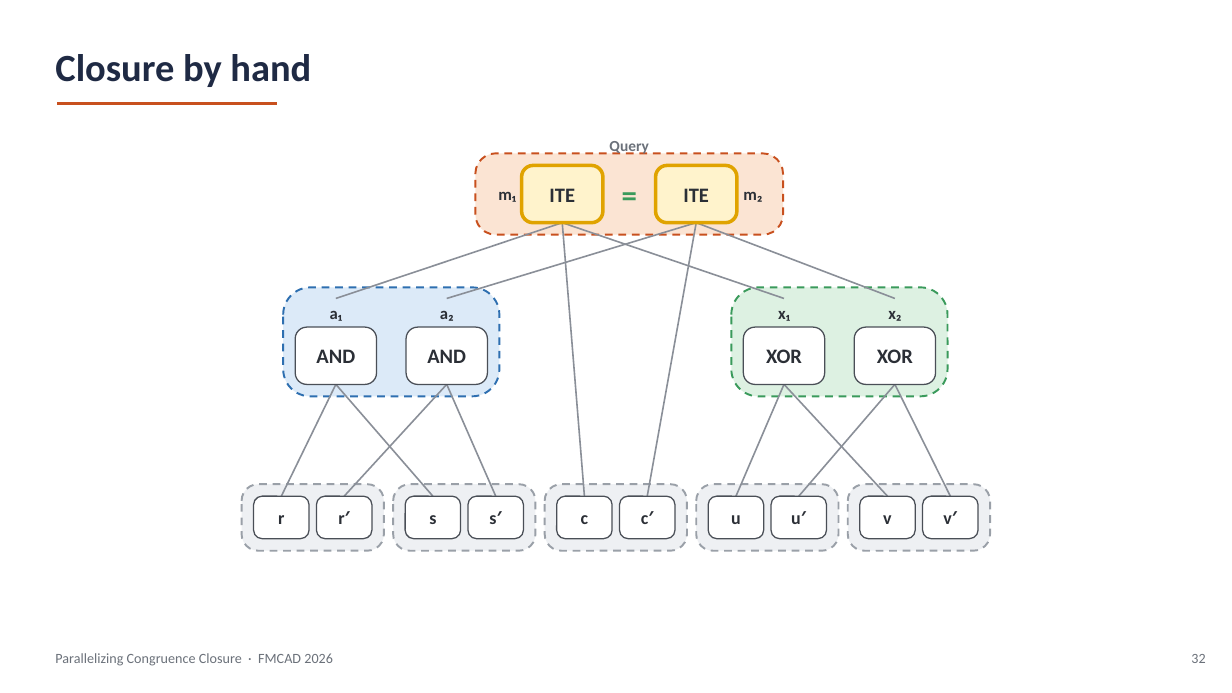
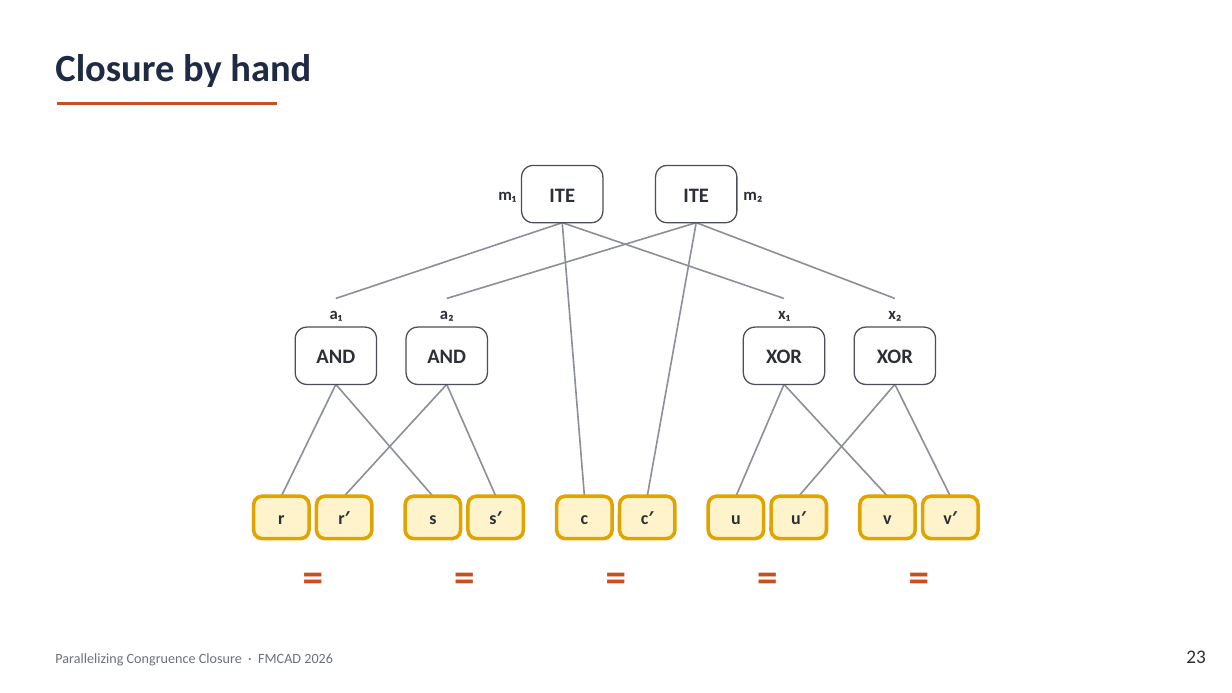
Before and after one commit to amarshah1/parallelcc-paper, a slide deck: slide 23 of slides/parallelcc-part1.pptx (slide 32 before the commit). Drawn at 1232x693 pixels with LibreOffice and Linux fonts; fonts in the diff are those of the drawing. Boxes give left, top, right and bottom in pixels: in the first picture for what was removed or moved away, otherwise in the second. Text is boxed around its words. In the diff, an @@ line names an element or a change of style, - is before the commit and + after.

```diff
--- a/slides/parallelcc-part1.pptx
+++ b/slides/parallelcc-part1.pptx
@@ text removed at (x1=609, y1=141, x2=648, y2=155) @@
-Query
@@ rounded rectangle removed at (x1=475, y1=153, x2=783, y2=235) @@
@@ rounded rectangle "ITE" at (x1=521, y1=165, x2=603, y2=223): fill #FFF3CC to #FFFFFF; outline #E0A300 2.75 pt to #4A4F57 1 pt @@
@@ text removed at (x1=579, y1=170, x2=680, y2=218) @@
-=
@@ rounded rectangle "ITE" at (x1=655, y1=165, x2=737, y2=223): fill #FFF3CC to #FFFFFF; outline #E0A300 2.75 pt to #4A4F57 1 pt @@
@@ rounded rectangle removed at (x1=283, y1=287, x2=499, y2=396) @@
@@ rounded rectangle removed at (x1=731, y1=287, x2=947, y2=396) @@
@@ rounded rectangle removed at (x1=242, y1=484, x2=384, y2=551) @@
@@ rounded rectangle removed at (x1=393, y1=484, x2=535, y2=551) @@
@@ rounded rectangle removed at (x1=544, y1=484, x2=687, y2=551) @@
@@ rounded rectangle removed at (x1=697, y1=484, x2=839, y2=551) @@
@@ rounded rectangle removed at (x1=848, y1=484, x2=991, y2=551) @@
@@ fill #FFFFFF to #FFF3CC; outline #4A4F57 1 pt to #E0A300 2.75 pt in 10 elements at (x1=254, y1=496, x2=310, y2=539), (x1=316, y1=496, x2=372, y2=539), (x1=405, y1=496, x2=460, y2=539), (x1=469, y1=496, x2=524, y2=539), (x1=556, y1=496, x2=612, y2=539), (x1=620, y1=496, x2=676, y2=539), (x1=709, y1=496, x2=764, y2=539), (x1=771, y1=496, x2=826, y2=539), (x1=860, y1=496, x2=915, y2=539), (x1=922, y1=496, x2=978, y2=539) @@
@@ text added at (x1=280, y1=552, x2=345, y2=598), 32 pt, text #C8501E, bold @@
+=
@@ text added at (x1=432, y1=552, x2=496, y2=598), 32 pt, text #C8501E, bold @@
+=
@@ text added at (x1=584, y1=552, x2=649, y2=598), 32 pt, text #C8501E, bold @@
+=
@@ text added at (x1=736, y1=552, x2=800, y2=598), 32 pt, text #C8501E, bold @@
+=
@@ text added at (x1=887, y1=552, x2=952, y2=598), 32 pt, text #C8501E, bold @@
+=
@@ text added at (x1=1186, y1=650, x2=1205, y2=663), 15 pt, text #2B2F36 @@
+23
@@ text removed at (x1=1191, y1=654, x2=1205, y2=663) @@
-32
```
Also in this commit, not shown: 43 other slides changed, 4 slides added, 2 slides removed, 1 other file.
